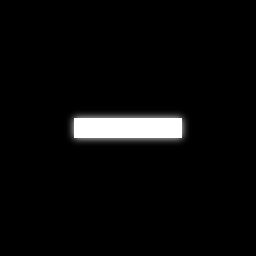
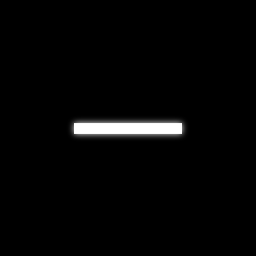
Comparing the layer stacks of the two 256 x 256 images. Changes:
hid "Rectangle arrondi 1 copie 5", moved it above "Calque 1" over [66, 110, 190, 146]
hid "Calque 1", moved it above "Calque 1 copie", painted on it over [66, 110, 190, 146]
removed layer "Calque 0" over [66, 110, 190, 146]
painted on "Calque 1 copie" over [66, 110, 190, 146]
